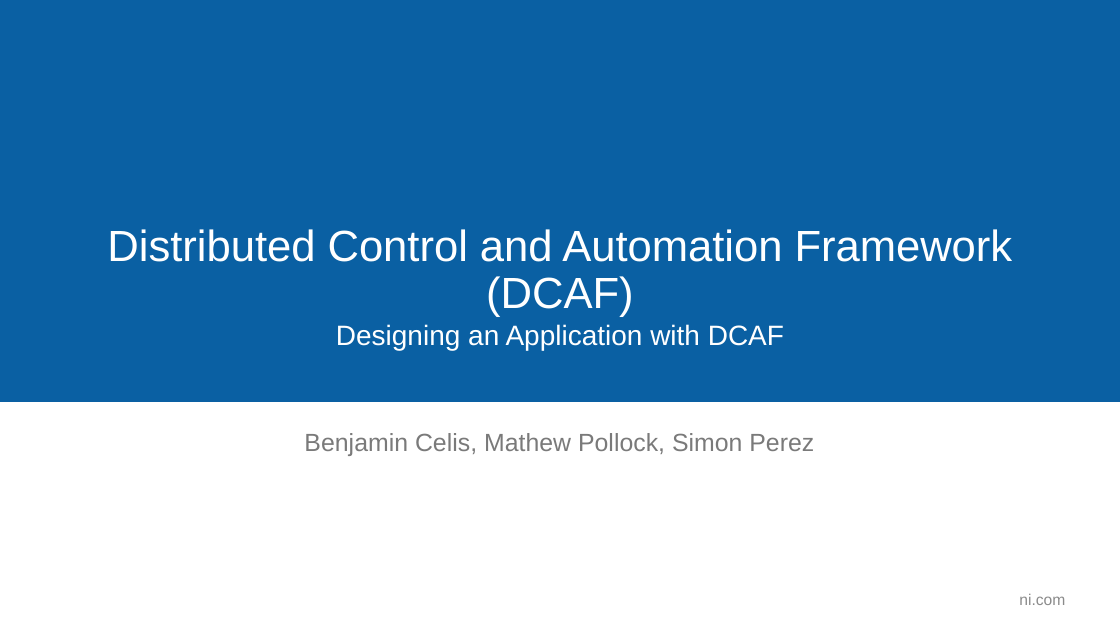
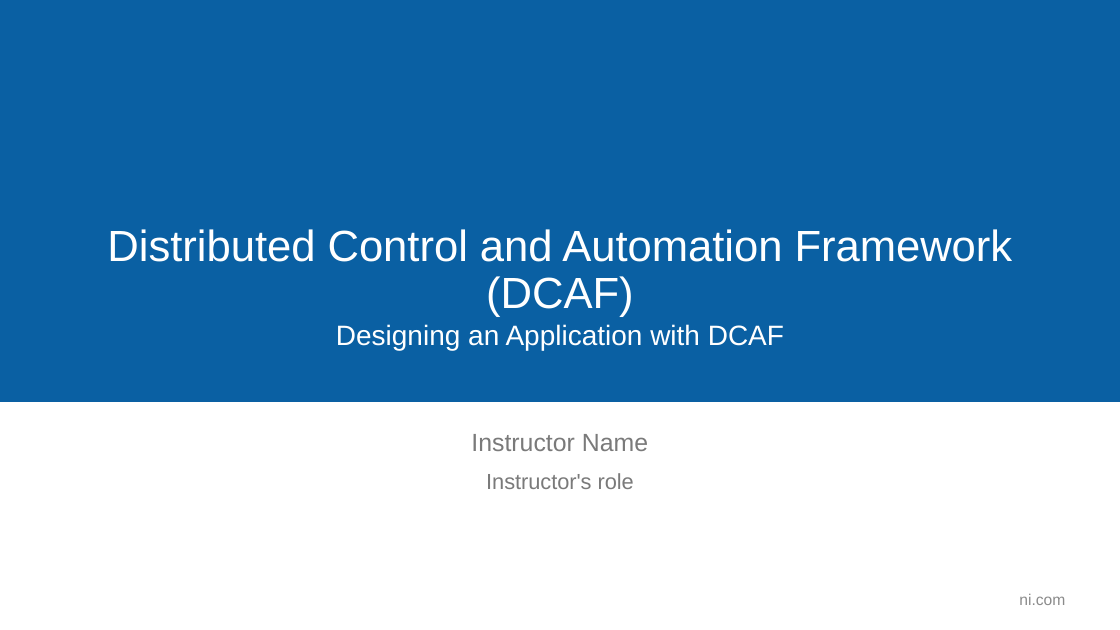
Before and after one commit to LabVIEW-DCAF/Documentation, a slide deck: slide 1 of Trunk/Getting Started Material/DCAF Training/4 Designing an application with DCAF.pptx. Drawn at 1120x630 pixels with LibreOffice and Linux fonts; fonts in the diff are those of the drawing; background and template pictures are left out. Boxes give left, top, right and bottom in pixels: in the first picture for what was removed or moved away, otherwise in the second. Text is boxed around its words. In the diff, an @@ line names an element or a change of style, - is before the commit and + after.

Commit message:
Improved Designing an Application with DCAF Issue 95

```diff
--- a/Trunk/Getting Started Material/DCAF Training/4 Designing an application with DCAF.pptx
+++ b/Trunk/Getting Started Material/DCAF Training/4 Designing an application with DCAF.pptx
@@ text at [471, 434, 648, 451]: text changed @@
-Benjamin Celis, Mathew Pollock, Simon Perez
+Instructor Name
@@ text added at [486, 473, 634, 489], 18.7 pt, text #7A7A7A @@
+Instructor's role
```
Also in this commit, not shown: 2 other slides changed, 14 slides added, 2 slides removed.
